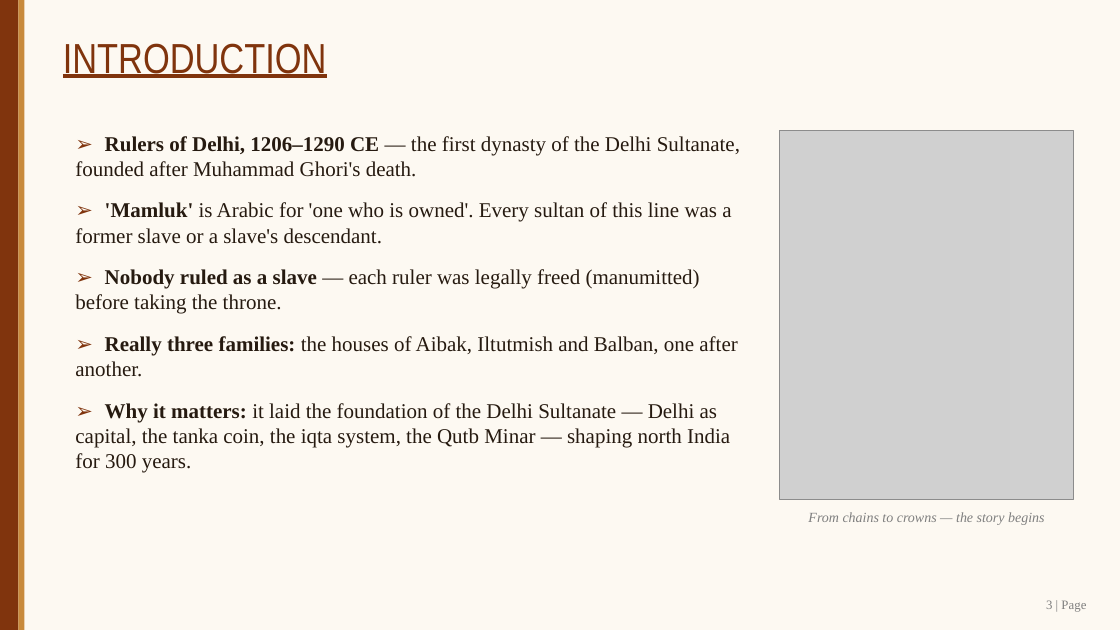
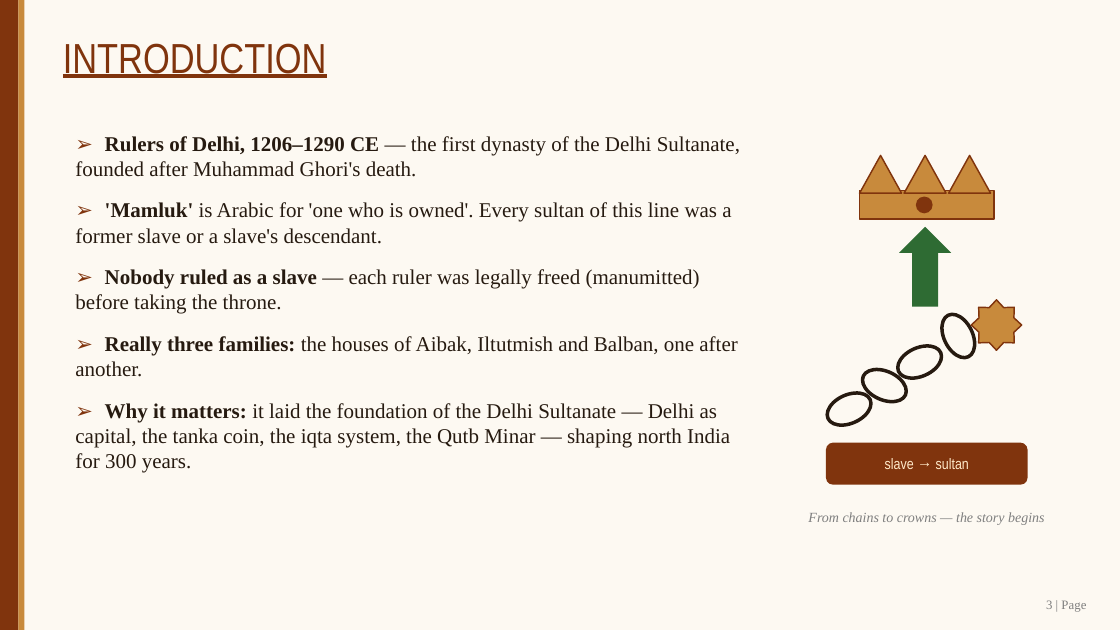
Before and after one commit to SangamSitapuri07/SIH, a slide deck: slide 3 of assignment/Slave_Dynasty_Mamluk_Presentation.pptx. Drawn at 1120x630 pixels with LibreOffice and Linux fonts; fonts in the diff are those of the drawing; grey boxes stand for pictures. Boxes give left, top, right and bottom in pixels: in the first picture for what was removed or moved away, otherwise in the second. Text is boxed around its words. In the diff, an @@ line names an element or a change of style, - is before the commit and + after.

```diff
--- a/assignment/Slave_Dynasty_Mamluk_Presentation.pptx
+++ b/assignment/Slave_Dynasty_Mamluk_Presentation.pptx
@@ picture removed at [780, 130, 1074, 500] @@
@@ triangle added at [860, 155, 902, 193], fill #C88A3C, outline #80340D 1.25 pt @@
@@ triangle added at [904, 155, 946, 193], fill #C88A3C, outline #80340D 1.25 pt @@
@@ triangle added at [949, 155, 991, 193], fill #C88A3C, outline #80340D 1.25 pt @@
@@ rectangle added at [860, 191, 994, 219], fill #C88A3C, outline #80340D 1.25 pt @@
@@ ellipse added at [916, 197, 933, 213], fill #80340D @@
@@ up arrow added at [899, 227, 951, 307], fill #2E6B33 @@
@@ ellipse added at [935, 309, 981, 363], outline #261A10 3 pt @@
@@ star added at [971, 300, 1022, 350], fill #C88A3C, outline #80340D 1.25 pt @@
@@ ellipse added at [893, 340, 947, 385], outline #261A10 3 pt @@
@@ ellipse added at [822, 387, 876, 432], outline #261A10 3 pt @@
@@ ellipse added at [857, 363, 911, 408], outline #261A10 3 pt @@
@@ rounded rectangle added at [826, 443, 1028, 485], fill #80340D, 13 pt, text #FFE9C9 @@
+slave → sultan
```
Also in this commit, not shown: 13 other slides changed, 2 other files.
